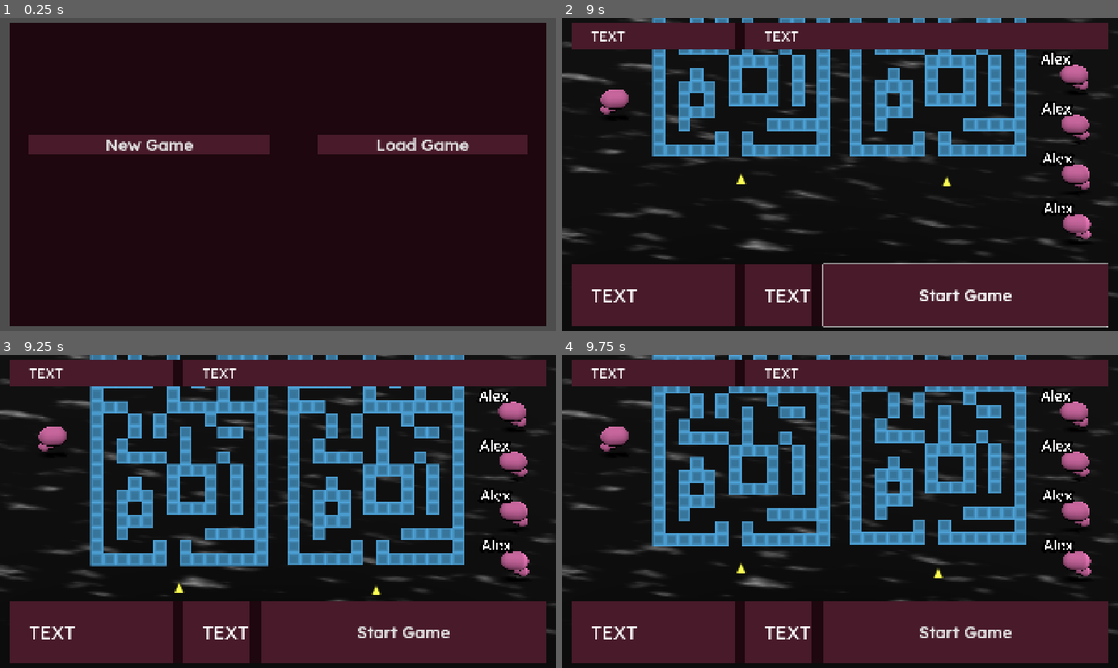
Above: before the commit, frames 1-4 (two rows, left to right).
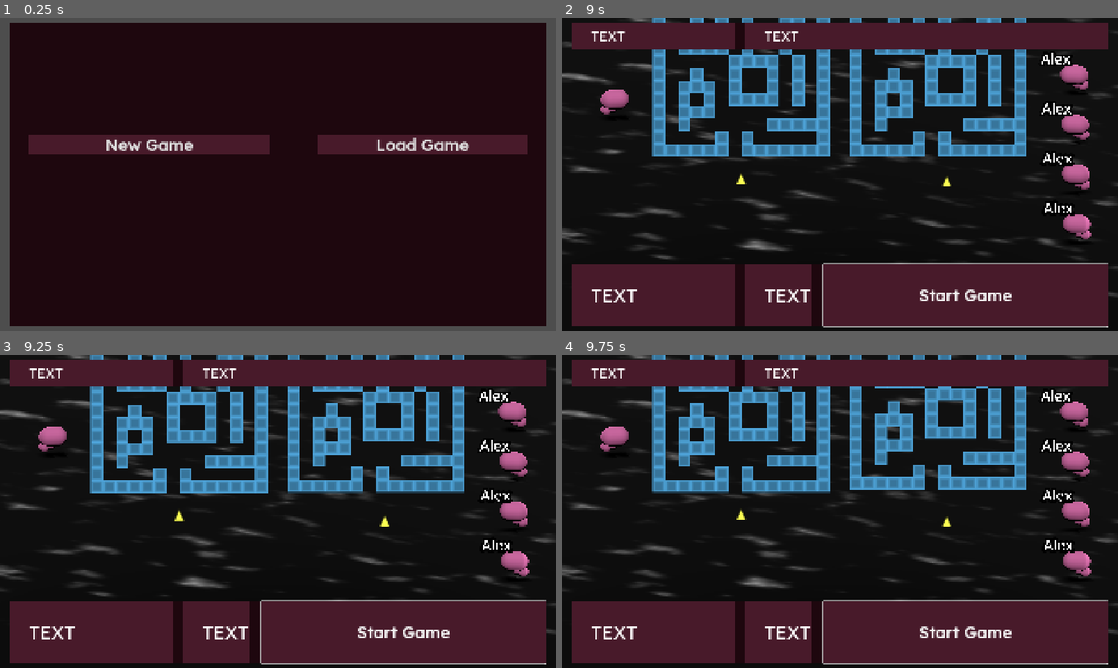
Above: after the commit, the same moments.

Repository: Lyzurly/stupider-intelligence
Game: Godot game, scene res://Scenes/main_node3d.tscn
Same seed, same stepped clock (60 frames per second), same inputs: the game is played once before the commit and once after it.
Inputs (mouse positions are in pixels of both pictures, inside the frame that each line leads up to):
- Up to frame 1 (0.25 s): no input
- Up to frame 2 (9 s): click "New Game" at 0.5 s; click (745, 130) at 1.27 s; type "Alex" at 1.35 s; click (934, 130) at 1.5 s; type "Alex" at 1.58 s; click (745, 205) at 1.73 s; type "Alex" at 1.82 s; click (934, 205) at 2.02 s; type "Alex" at 2.1 s; click "Start Game" at 2.75 s; tap Enter at 3.5 s; move the mouse to (962, 158) at 3.52 s; hold D (Right) 3.53-4.25 s; tap B at 3.6, 6.05, 7.55 s; click (962, 158) at 3.67 s; tap Space at 3.77, 7.52 s; click "Start Game" at 4.25 s; drag from (728, 190) to (812, 237) at 5.02 s; move the mouse to (895, 105) at 5.77 s; hold D (Right) 5.78-6.5 s; tap E (CounterClockwise) at 5.85 s; drag from (812, 237) to (673, 127) at 6.52 s; move the mouse to (1006, 221) at 7.27 s; hold A (Left) 7.28-8 s; tap 1 at 7.35 s; tap Tab (Pause) at 7.9 s; drag from (673, 127) to (756, 96) at 8.02 s; move the mouse to (867, 174) at 8.77 s; hold Down (Backward) from 8.78 s (still down); tap K at 8.85 s; click (867, 174) at 8.92 s
- Up to frame 3 (9.25 s): keep holding Down (Backward); tap B at 9.05 s
- Up to frame 4 (9.75 s): release Down (Backward) at 9.5 s; drag from (756, 433) to (728, 527) at 9.52 s

Frames 1-2 are identical in both runs. In frame 3, 21% of the frame differs, in the area x 16-99%, y 0-99%; in frame 4, 19%.

Commit message:
moved remaining inputs to manage_input

Diff:
--- a/Scripts/manage_debug_node.gd
+++ b/Scripts/manage_debug_node.gd
@@ -5,8 +5,13 @@
 	if not OS.is_debug_build():
 		queue_free()
 
-func _input(event: InputEvent) -> void:
-	if event is InputEventKey:
-		if event.keycode == KEY_B:
+func _ready() -> void:
+	_ready_connections()
+
+func _ready_connections() -> void:
+	Manage_Input.ref.pressed_key.connect(_on_pressed_key)
+
+func _on_pressed_key(pressed: Key) -> void:
+	if pressed == KEY_B:
 			Manage_BattleScene.ref.switch()
 			print("BATTLE SYSTEM ENGAGE!")
--- a/Scripts/manage_input_node.gd
+++ b/Scripts/manage_input_node.gd
@@ -13,9 +13,29 @@
 
 
 func _input(event: InputEvent) -> void:
+	_input_pressed_key(event)
+
 	if Input.is_action_just_pressed("Clockwise") \
 	or Input.is_action_just_pressed("CounterClockwise"):
 		_set_new_level_rotation()
+	elif Input.is_action_just_pressed("Pause"):
+		_handle_pause()
+
+
+#region Handle debug keys ==========================
+signal pressed_key(keycode:Key)
+## Since all actual game controls will need to consider controllers, this should be used for debug purposes.
+func _input_pressed_key(event:InputEvent):
+	if event is InputEventKey \
+	and not _doing_text_entry():
+		pressed_key.emit(event.keycode)
+#endregion -----------------------------------------
+
+#region State checkers =============================
+func _doing_text_entry() -> bool:
+	return \
+	Manage_Menus.ref.is_state(
+	Manage_Menus.STATES.CREATE_PARTY)
 
 func _is_walking_overworld_underworld() -> bool:
 	return \
@@ -23,6 +43,20 @@
 	Manage_Walking.STATES.OVERWORLD) \
 	or Manage_Walking.ref.is_state(
 	Manage_Walking.STATES.UNDERWORLD)
+
+func _is_paused() -> bool:
+	return \
+	Manage_Menus.ref.is_state(
+	Manage_Menus.STATES.PAUSE)
+#endregion ------------------------------------------
+
+#region Menu inputs =================================
+func _handle_pause() -> void:
+	if _is_walking_overworld_underworld() \
+	or _is_paused():
+		Manage_Menus.ref.change_state(
+			Manage_Menus.STATES.PAUSE)
+#endregion -----------------------------------------
 
 #region Walking Over/Underworld inputs ==============
 func walk(input_dir:Vector2) -> void:
--- a/Scripts/manage_menu_behavior_node.gd
+++ b/Scripts/manage_menu_behavior_node.gd
@@ -45,11 +45,6 @@
 
 var _current_row_nodes: Array[Control] = []
 
-func _input(_event: InputEvent) -> void:
-	if Input.is_action_just_pressed("Pause"):
-		Manage_Menus.ref.change_state(
-			Manage_Menus.STATES.PAUSE)
-
 func create_new_menu(
 row1:ROW_SCENES=ROW_SCENES.NONE,
 row2:ROW_SCENES=ROW_SCENES.NONE,
